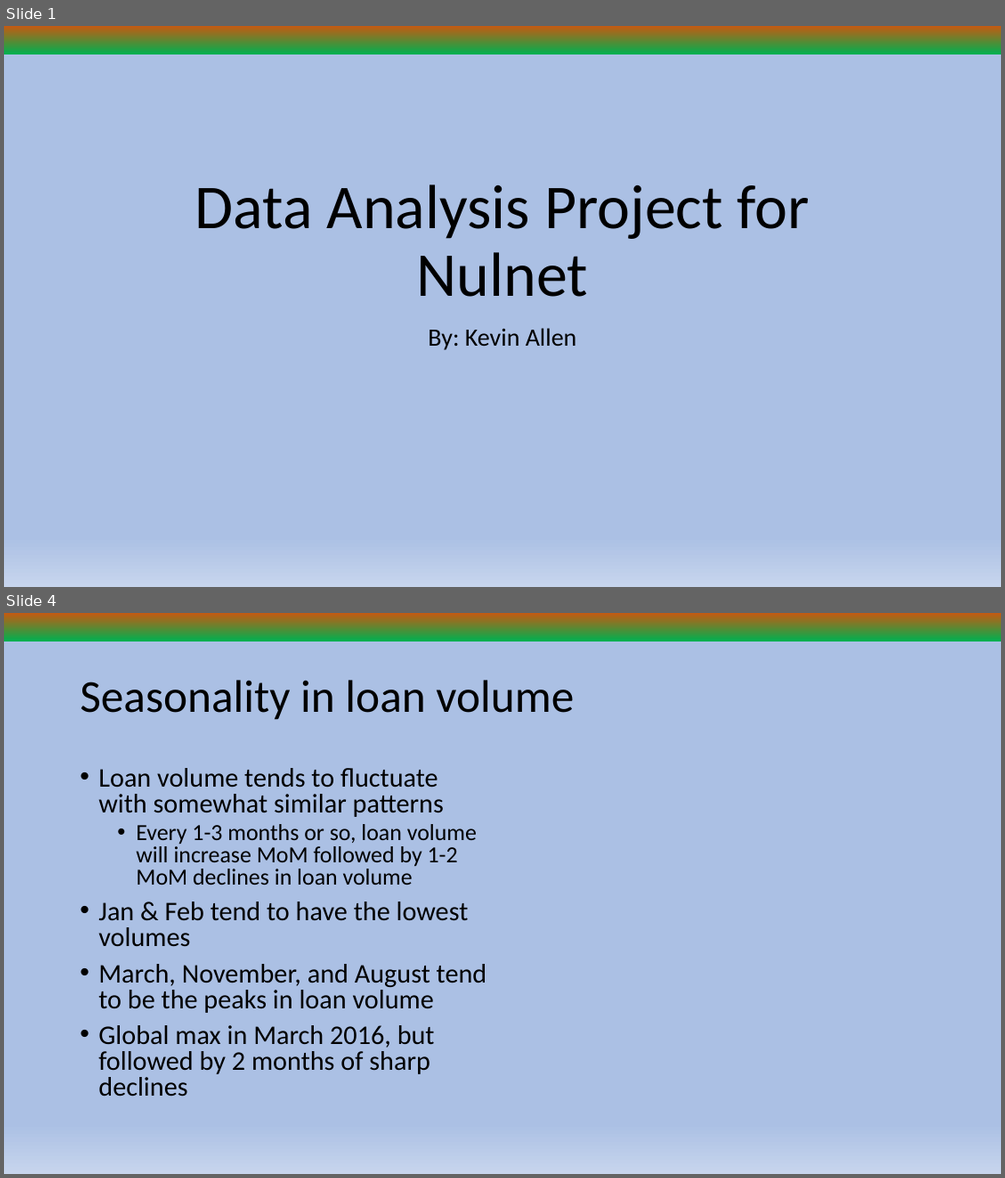
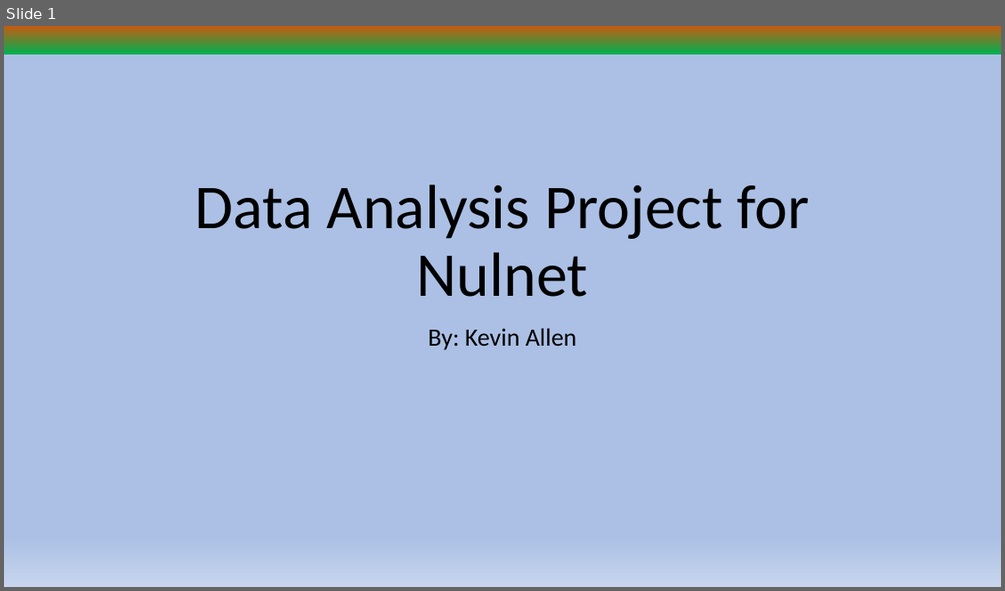
Before and after one commit to Kallen113/lending-data-analysis, a slide deck: Data Analysis Project for Nulnet March 2024.pptx. Shown one above the other, each under a label of ours: slides 1 and 4 before the commit, slide 1 after it; the slides between them are not shown. The pictures are 1005x1178 and 1005x591 pixels, drawn with LibreOffice and Linux fonts; fonts in the diff are those of the drawing. Boxes give left, top, right and bottom in pixels: in the first picture for what was removed or moved away, otherwise in the second. Text is boxed around its words. In the diff, an @@ line names an element or a change of style, - is before the commit and + after.

```diff
--- a/Data Analysis Project for Nulnet March 2024.pptx
+++ b/Data Analysis Project for Nulnet March 2024.pptx
@@ slide 4 removed at (4,613,1001,1174), background gradient #C55A11 to #00B050 to #ABC0E4 to #C7D5ED @@
@@ title removed at (80,680,574,720) @@
-Seasonality in loan volume
@@ text removed at (98,768,487,1096) @@
-• Loan volume tends to fluctuate with somewhat similar patterns
-  • Every 1-3 months or so, loan volume will increase MoM followed by 1-2 MoM declines in loan volume
-• Jan & Feb tend to have the lowest volumes
-• March, November, and August tend to be the peaks in loan volume
-• Global max in March 2016, but followed by 2 months of sharp declines
```
Also in this commit, not shown: 2 slides changed, 1 slide added, 4 other slides removed.
